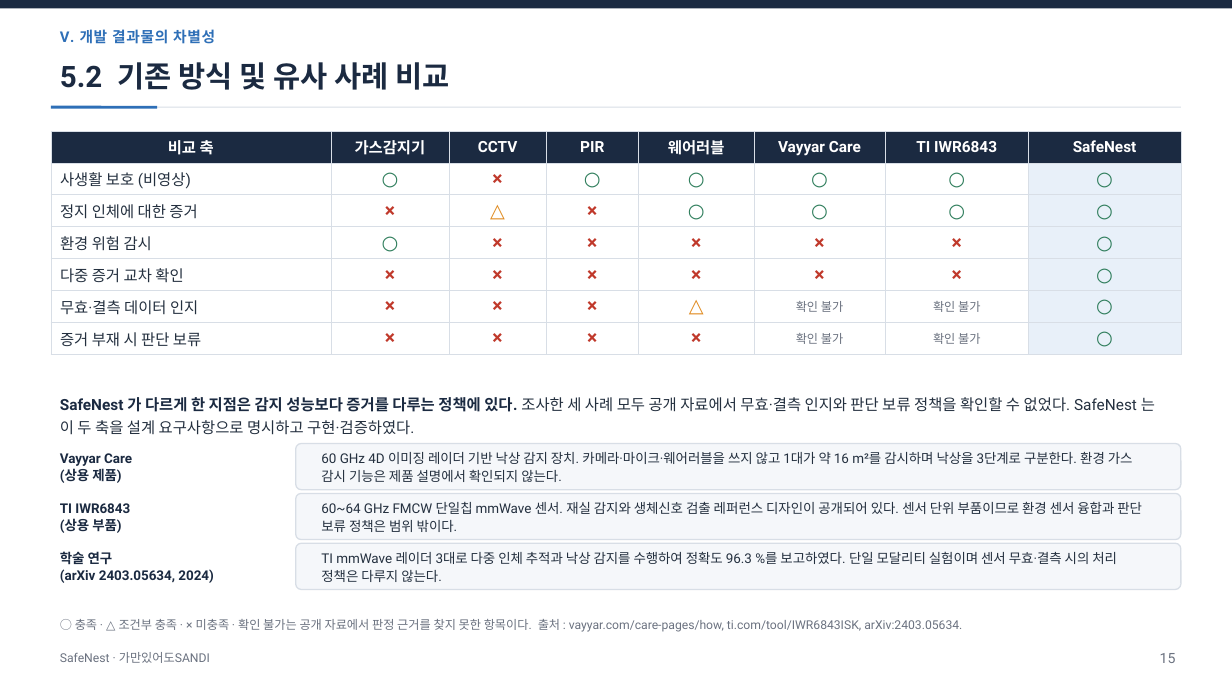
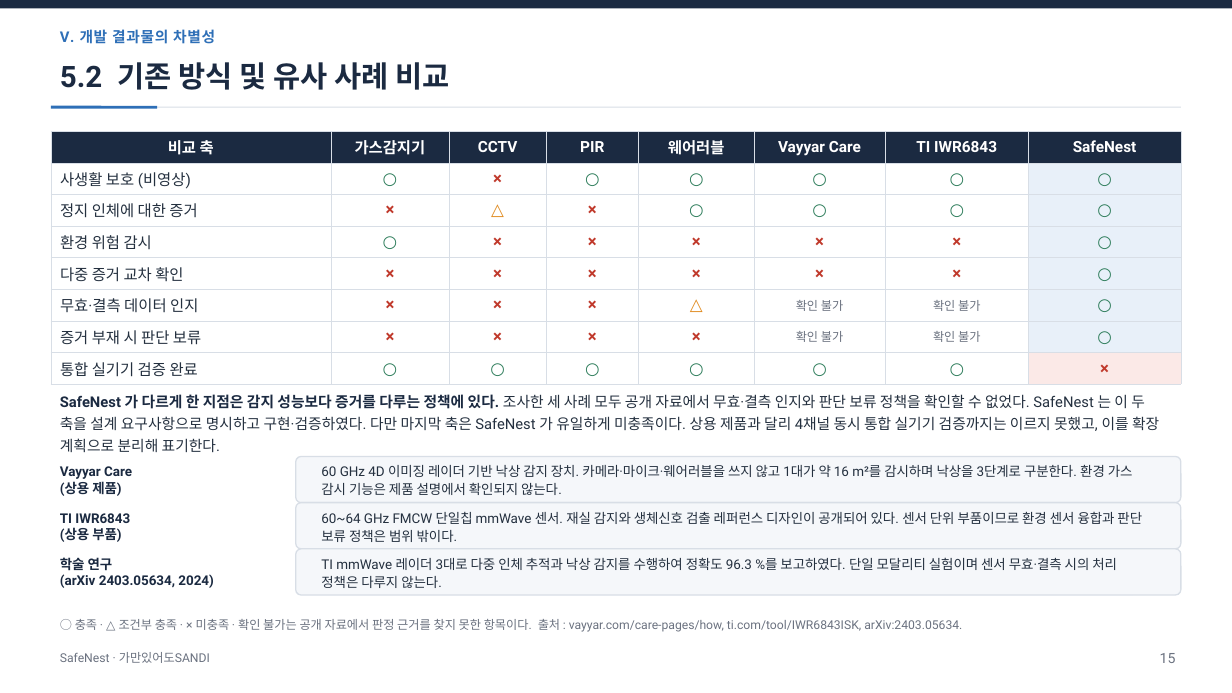
Before and after one commit to jinsu1011/safenest-embedded-competition, a slide deck: slide 16 of final-report/2026ESWContest_자유공모_가만있어도SANDI_개발완료보고서.pptx. Drawn at 1232x693 pixels with LibreOffice and Linux fonts; fonts in the diff are those of the drawing. Boxes give left, top, right and bottom in pixels: in the first picture for what was removed or moved away, otherwise in the second. Text is boxed around its words. In the diff, an @@ line names an element or a change of style, - is before the commit and + after.

```diff
--- a/final-report/2026ESWContest_자유공모_가만있어도SANDI_개발완료보고서.pptx
+++ b/final-report/2026ESWContest_자유공모_가만있어도SANDI_개발완료보고서.pptx
@@ table at <box>51,131,1181,381</box> @@
+row 8: 통합 실기기 검증 완료 | ○ | ○ | ○ | ○ | ○ | ○ | ×
@@ text at <box>60,394,1159,452</box>: text changed; size 12 to 11.5 pt @@
-SafeNest 가 다르게 한 지점은 감지 성능보다 증거를 다루는 정책에 있다. 조사한 세 사례 모두 공개 자료에서 무효·결측 인지와 판단 보류 정책을 확인할 수 없었다. SafeNest 는 이 두 축을 설계 요구사항으로 명시하고 구현·검증하였다.
+SafeNest 가 다르게 한 지점은 감지 성능보다 증거를 다루는 정책에 있다. 조사한 세 사례 모두 공개 자료에서 무효·결측 인지와 판단 보류 정책을 확인할 수 없었다. SafeNest 는 이 두 축을 설계 요구사항으로 명시하고 구현·검증하였다. 다만 마지막 축은 SafeNest 가 유일하게 미충족이다. 상용 제품과 달리 4채널 동시 통합 실기기 검증까지는 이르지 못했고, 이를 확장 계획으로 분리해 표기한다.
@@ 2 texts, 1 rounded rectangle: place and size @@
-2 texts, 1 rounded rectangle at <box>60,444,1181,490</box>
+2 texts, 1 rounded rectangle at <box>60,457,1181,503</box>
@@ 2 texts, 1 rounded rectangle: place and size @@
-2 texts, 1 rounded rectangle at <box>60,494,1181,540</box>
+2 texts, 1 rounded rectangle at <box>60,503,1181,549</box>
@@ 2 texts, 1 rounded rectangle: place and size @@
-2 texts, 1 rounded rectangle at <box>60,543,1181,590</box>
+2 texts, 1 rounded rectangle at <box>60,549,1181,595</box>
```
Also in this commit, not shown: 8 other slides changed, 12 other files.
